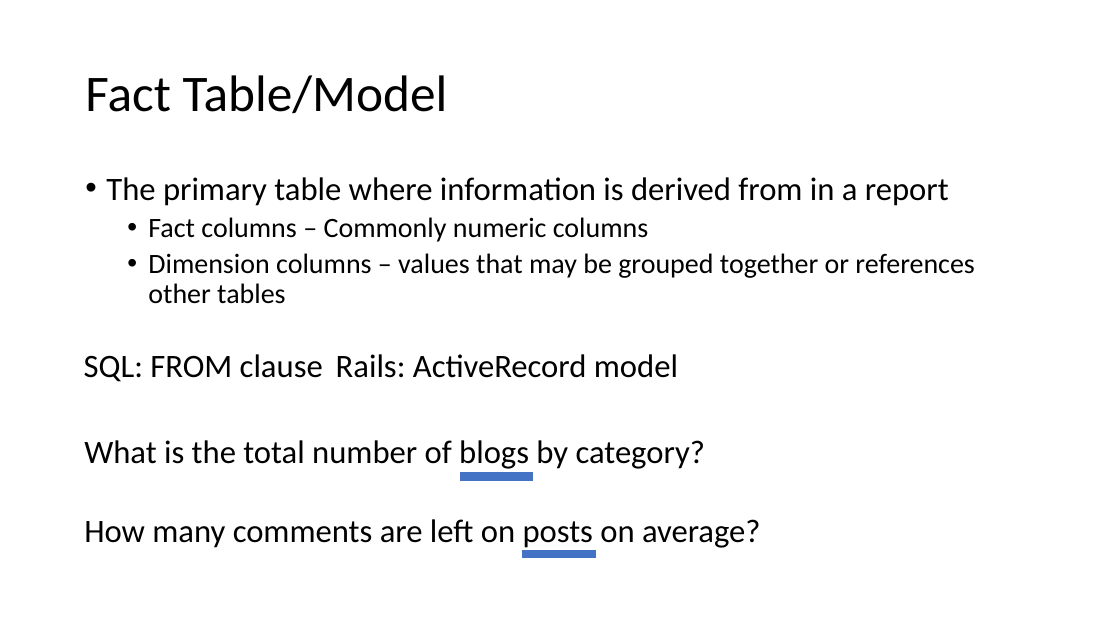
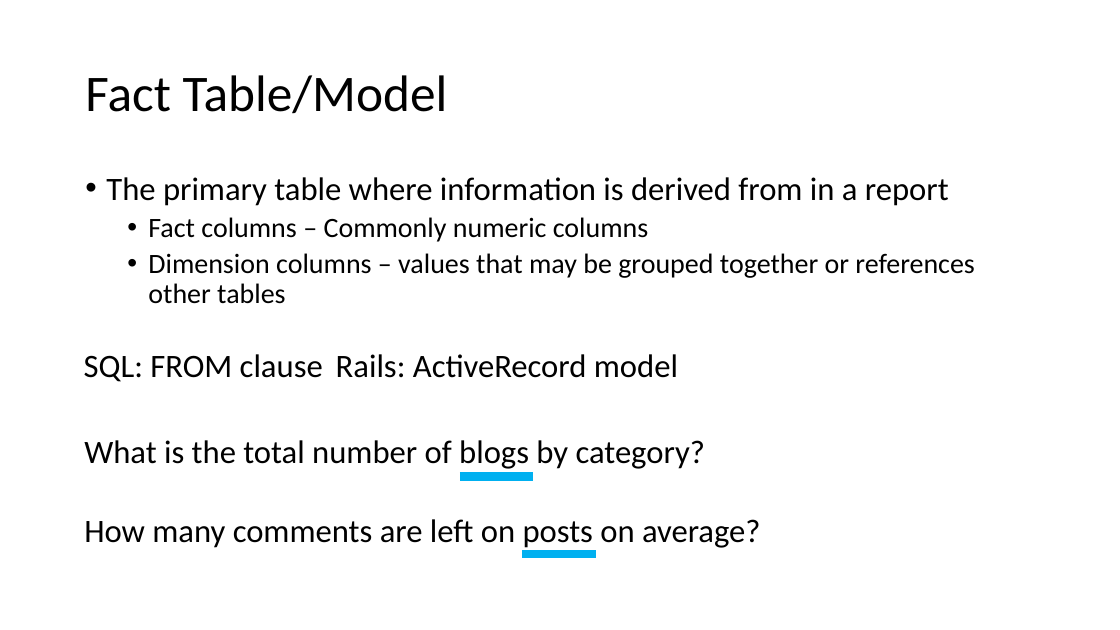
Before and after one commit to t27duck/showandtell, a slide deck: slide 15 of presentations/indyrb/2017-03/reporting_wip.pptx. Drawn at 1120x630 pixels with LibreOffice and Linux fonts; fonts in the diff are those of the drawing. Boxes give left, top, right and bottom in pixels: in the first picture for what was removed or moved away, otherwise in the second. Text is boxed around its words. In the diff, an @@ line names an element or a change of style, - is before the commit and + after.

```diff
--- a/presentations/indyrb/2017-03/reporting_wip.pptx
+++ b/presentations/indyrb/2017-03/reporting_wip.pptx
@@ line (460, 476) - (534, 476): stroke #4472C4 7 pt to #00B0F0 7 pt @@
@@ line (523, 555) - (596, 555): stroke #4472C4 7 pt to #00B0F0 7 pt @@
```
Also in this commit, not shown: 1 other slide changed, 1 other file.
